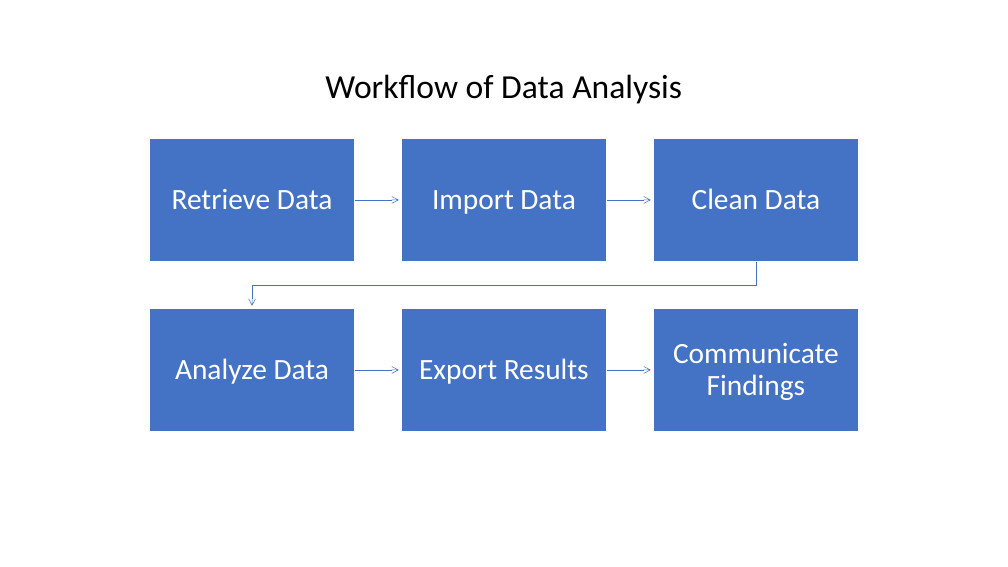
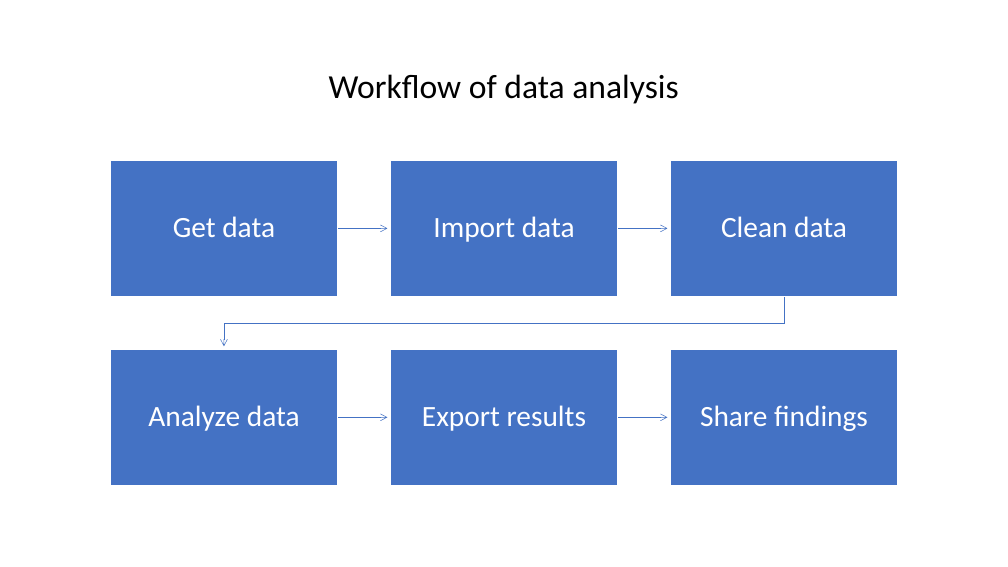
Before and after one commit to CenterOnBudget/r-intro-training, a slide deck: slide 6 of slides/intro_slides.pptx. Drawn at 1008x567 pixels with LibreOffice and Linux fonts; fonts in the diff are those of the drawing. Boxes give left, top, right and bottom in pixels: in the first picture for what was removed or moved away, otherwise in the second. Text is boxed around its words. In the diff, an @@ line names an element or a change of style, - is before the commit and + after.

Commit message:
Update slides

```diff
--- a/slides/intro_slides.pptx
+++ b/slides/intro_slides.pptx
@@ text at (329,74,678,104): text changed @@
-Workflow of Data Analysis
+Workflow of data analysis
@@ rectangle: place and size @@
-rectangle at (150,138,355,262)
+rectangle at (110,160,338,297)
@@ rectangle: place and size @@
-rectangle at (402,138,606,262)
+rectangle at (390,160,618,297)
@@ rectangle: place and size @@
-rectangle at (653,138,858,262)
+rectangle at (670,160,898,297)
@@ text at (173,216,275,237): text changed @@
-Retrieve Data
+Get data
@@ freeform shape: place and size @@
-freeform shape at (355,197,399,204)
+freeform shape at (338,225,388,232)
@@ text at (433,216,575,242): text changed @@
-Import Data
+Import data
@@ freeform shape: place and size @@
-freeform shape at (606,197,651,204)
+freeform shape at (618,225,668,232)
@@ text at (721,216,847,237): text changed @@
-Clean Data
+Clean data
@@ freeform shape: place and size @@
-freeform shape at (252,262,756,306)
+freeform shape at (224,296,784,346)
@@ rectangle: place and size @@
-rectangle at (150,309,355,432)
+rectangle at (110,349,338,486)
@@ rectangle: place and size @@
-rectangle at (402,309,606,432)
+rectangle at (390,349,618,486)
@@ rectangle: place and size @@
-rectangle at (653,309,858,432)
+rectangle at (670,349,898,486)
@@ text at (148,405,300,431): text changed @@
-Analyze Data
+Analyze data
@@ freeform shape: place and size @@
-freeform shape at (355,366,399,374)
+freeform shape at (338,414,388,421)
@@ text at (422,405,586,431): text changed @@
-Export Results
+Export results
@@ freeform shape: place and size @@
-freeform shape at (606,366,651,374)
+freeform shape at (618,414,668,421)
@@ text at (700,405,868,431): text changed @@
-Communicate Findings
+Share findings
```
Also in this commit, not shown: 5 other slides changed.
